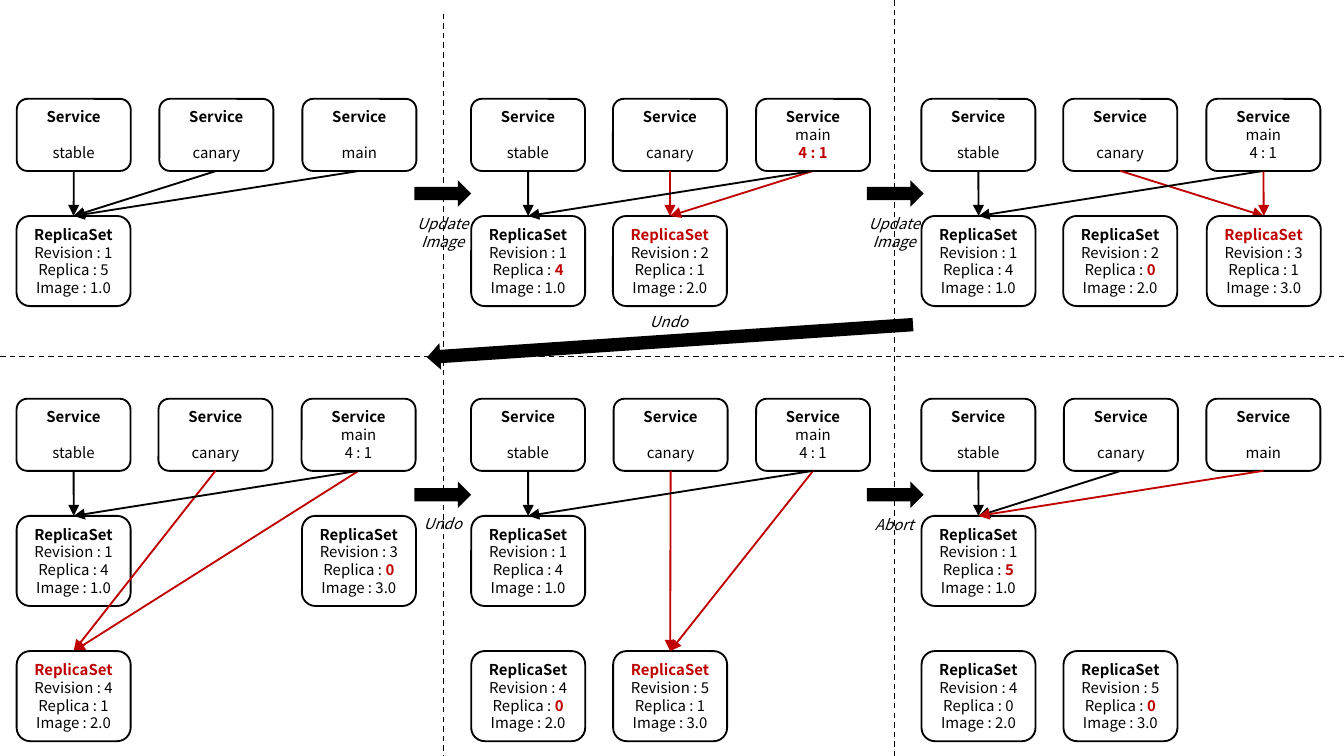
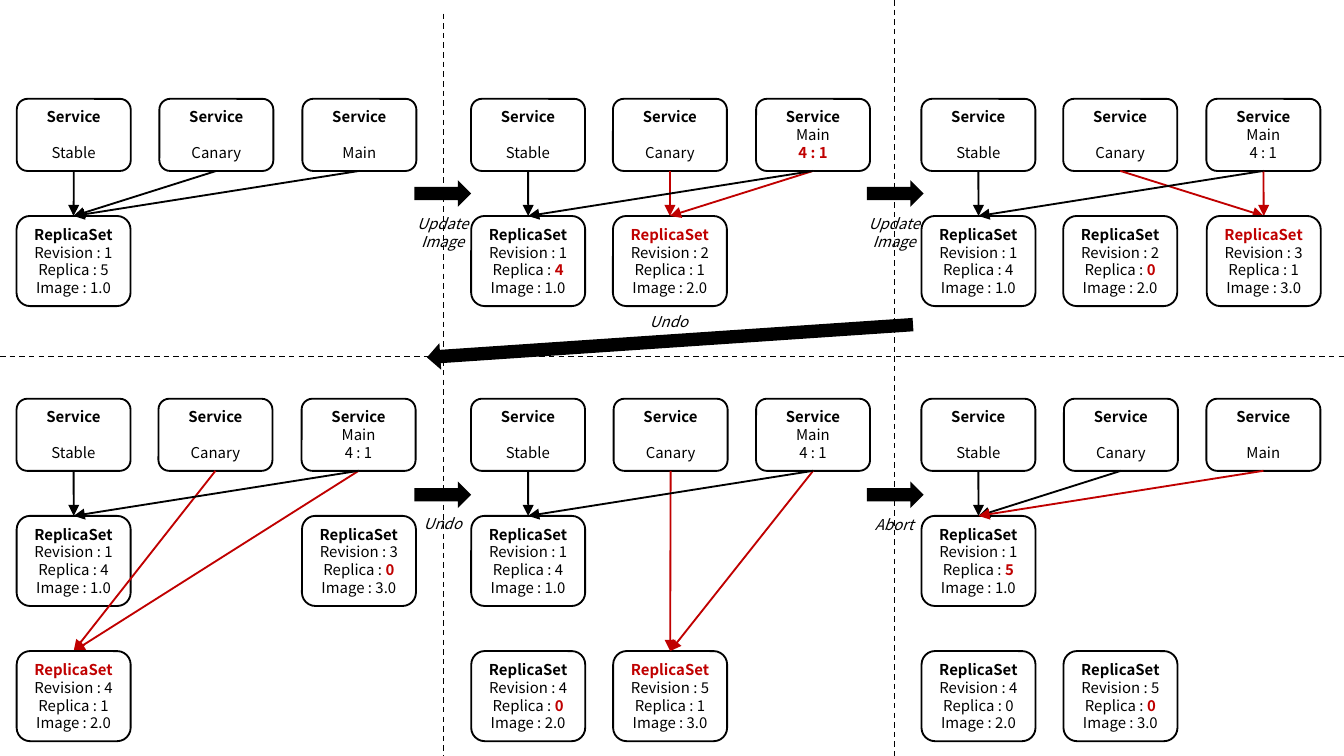
Before and after one commit to ssup2/blog-software, a slide deck: slide 4 of content/docs/theory-analysis/argo-rollouts/images/images.pptx. Drawn at 1344x756 pixels with LibreOffice and Linux fonts; fonts in the diff are those of the drawing. Boxes give left, top, right and bottom in pixels: in the first picture for what was removed or moved away, otherwise in the second. Text is boxed around its words. In the diff, an @@ line names an element or a change of style, - is before the commit and + after.

Commit message:
update

```diff
--- a/content/docs/theory-analysis/argo-rollouts/images/images.pptx
+++ b/content/docs/theory-analysis/argo-rollouts/images/images.pptx
@@ text in rounded rectangle at [52, 146, 96, 158]: text changed @@
-stable
+Stable
@@ text in rounded rectangle at [191, 147, 241, 162]: text changed @@
-canary
+Canary
@@ text in rounded rectangle at [342, 146, 376, 158]: text changed @@
-main
+Main
@@ text in rounded rectangle at [506, 146, 550, 158]: text changed @@
-stable
+Stable
@@ text in rounded rectangle at [645, 147, 695, 162]: text changed @@
-canary
+Canary
@@ text in rounded rectangle at [796, 128, 830, 140]: text changed @@
-main
+Main
@@ text in rounded rectangle at [956, 146, 1000, 158]: text changed @@
-stable
+Stable
@@ text in rounded rectangle at [1095, 147, 1145, 162]: text changed @@
-canary
+Canary
@@ text in rounded rectangle at [1246, 128, 1280, 140]: text changed @@
-main
+Main
@@ text in rounded rectangle at [51, 446, 95, 458]: text changed @@
-stable
+Stable
@@ text in rounded rectangle at [191, 447, 241, 462]: text changed @@
-canary
+Canary
@@ text in rounded rectangle at [342, 428, 376, 440]: text changed @@
-main
+Main
@@ text in rounded rectangle at [506, 446, 550, 458]: text changed @@
-stable
+Stable
@@ text in rounded rectangle at [646, 447, 696, 462]: text changed @@
-canary
+Canary
@@ text in rounded rectangle at [796, 428, 830, 440]: text changed @@
-main
+Main
@@ text in rounded rectangle at [956, 446, 1000, 458]: text changed @@
-stable
+Stable
@@ text in rounded rectangle at [1096, 447, 1146, 462]: text changed @@
-canary
+Canary
@@ text in rounded rectangle at [1246, 446, 1280, 458]: text changed @@
-main
+Main
```
Also in this commit, not shown: 5 other slides changed.
